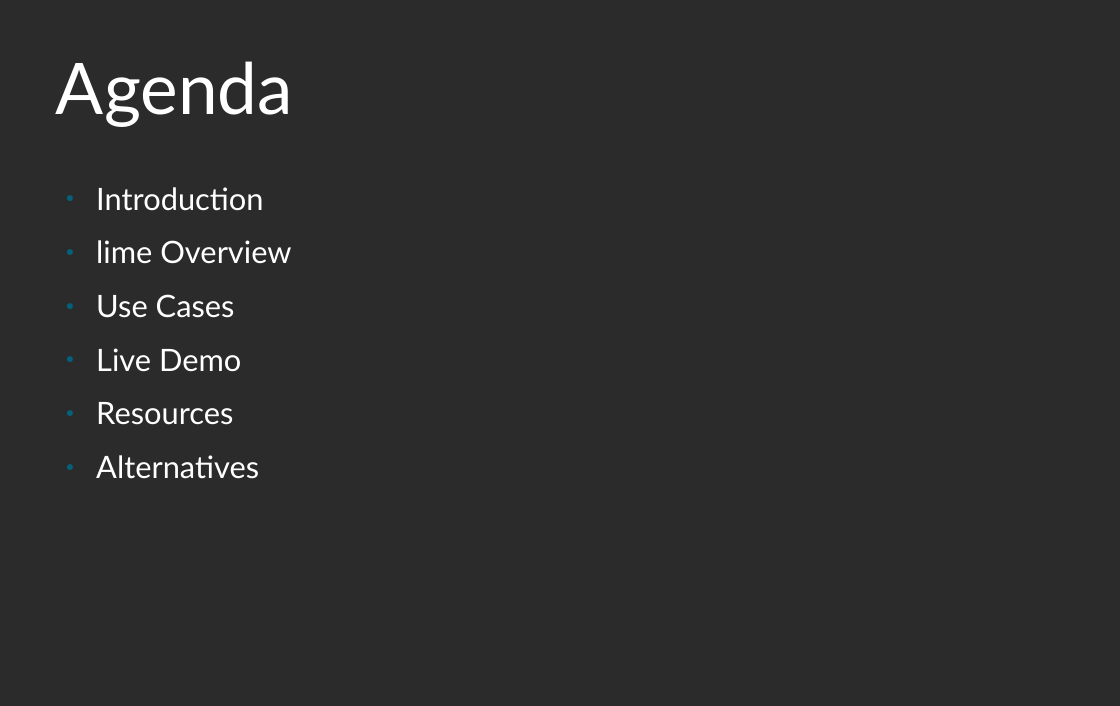
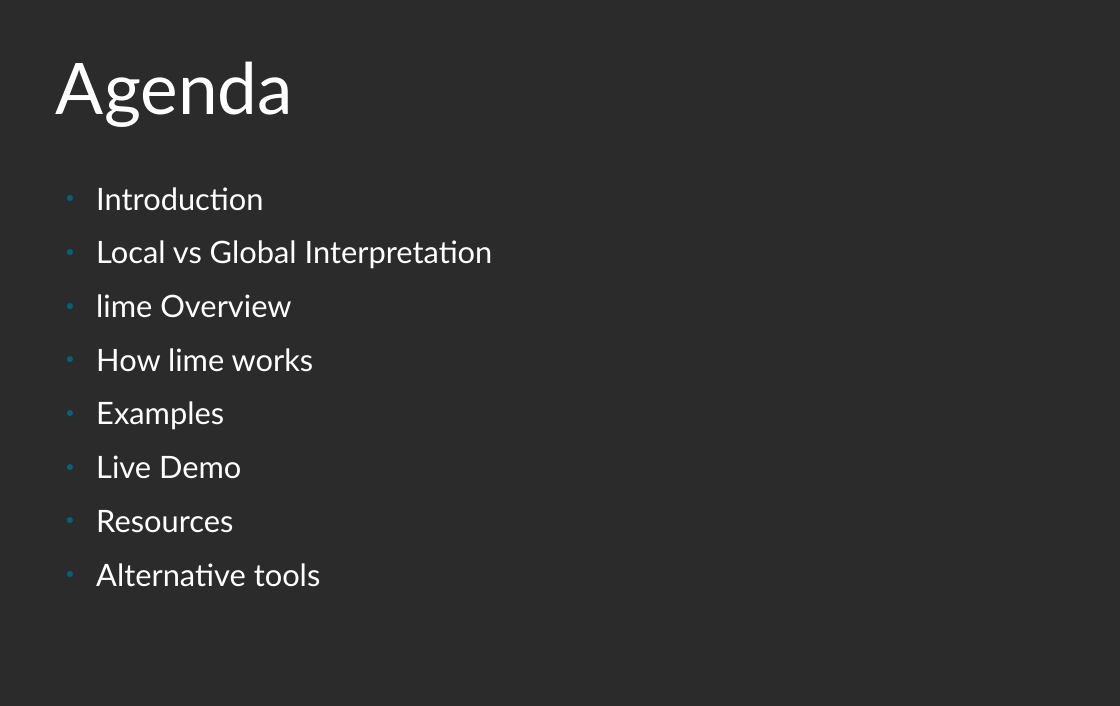
Before and after one commit to mattdube/stl-rug_lime, a slide deck: slide 2 of Slides/stl-rug_lime_01092019.odp. Drawn at 1120x706 pixels with LibreOffice and Linux fonts; fonts in the diff are those of the drawing; background and template pictures are left out; a plain dark background stands for a picture behind light text. Boxes give left, top, right and bottom in pixels: in the first picture for what was removed or moved away, otherwise in the second. Text is boxed around its words. In the diff, an @@ line names an element or a change of style, - is before the commit and + after.

```diff
--- a/Slides/stl-rug_lime_01092019.odp
+++ b/Slides/stl-rug_lime_01092019.odp
@@ text at [96,240,493,269]: paragraph added @@
+● Local vs Global Interpretation
@@ text at [96,348,314,430]: text changed @@
-● Use Cases
+● How lime works
+● Examples
@@ text at [96,563,321,587]: text changed @@
-● Alternatives
+● Alternative tools
```
Also in this commit, not shown: 11 other slides changed, 2 slides added, 2 slides removed.
